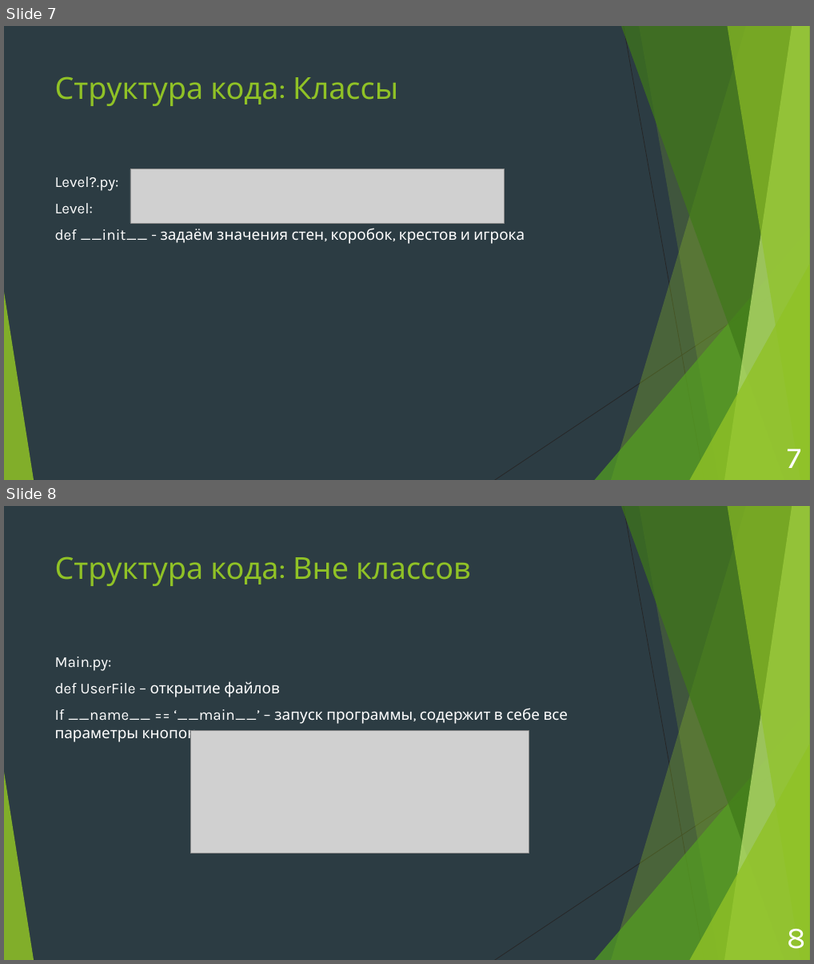
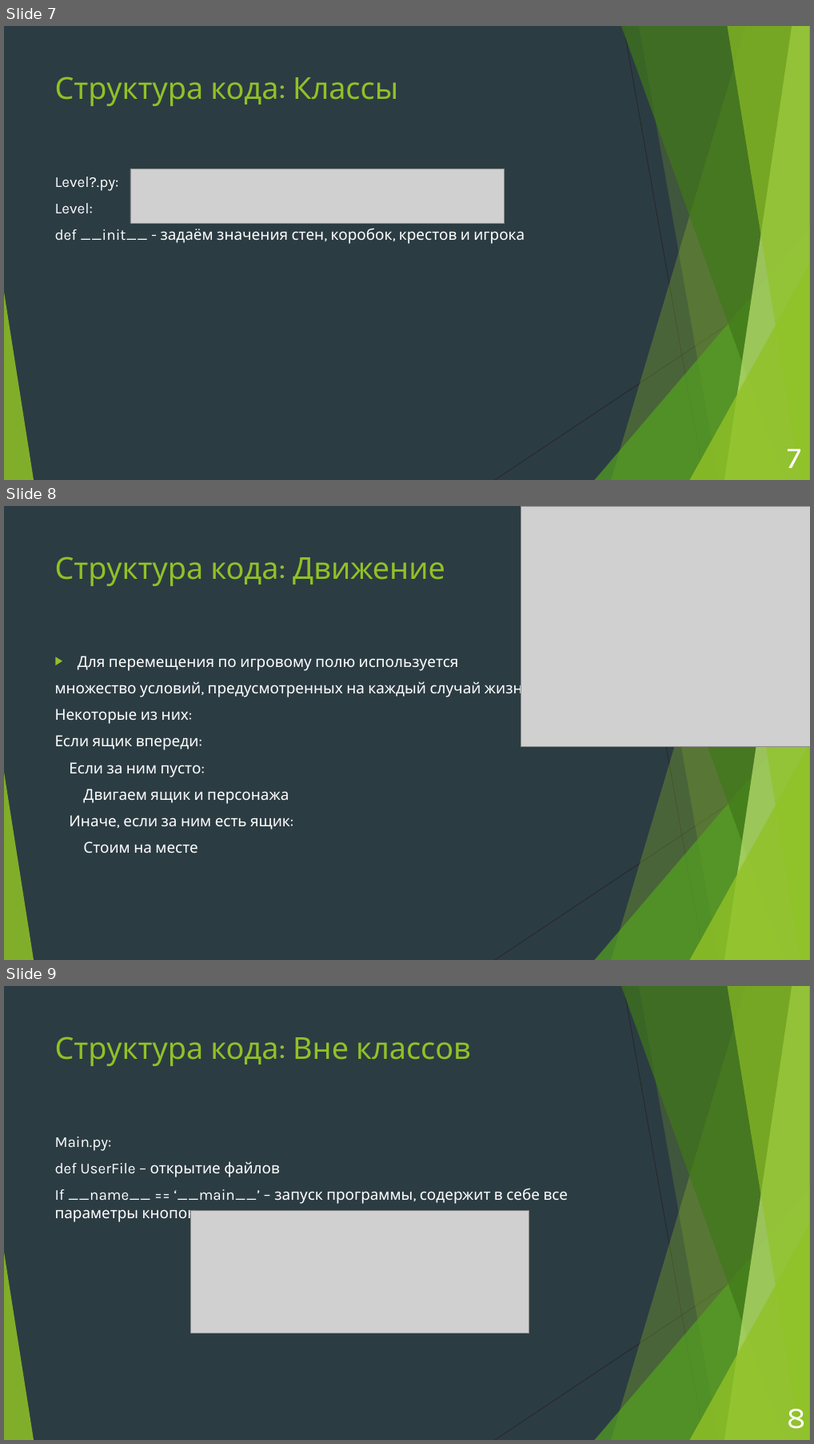
Before and after one commit to andrei-229/sokoban, a slide deck: Проект «Sokoban™».pptx. Shown one above the other, each under a label of ours: slides 7 and 8 before the commit, slides 7, 8 and 9 after it. The pictures are 814x964 and 814x1444 pixels, drawn with LibreOffice and Linux fonts; fonts in the diff are those of the drawing; grey boxes stand for pictures. Boxes give left, top, right and bottom in pixels: in the first picture for what was removed or moved away, otherwise in the second. Text is boxed around its words. In the diff, an @@ line names an element or a change of style, - is before the commit and + after.

```diff
--- a/Проект «Sokoban™».pptx
+++ b/Проект «Sokoban™».pptx
@@ slide 8 added at [4, 506, 810, 960], background #2C3C43; not listed: 10 template elements that a slide beside it also shows @@
@@ picture added at [522, 506, 810, 746] @@
@@ title added at [55, 556, 446, 586], 36 pt, text #90C226 @@
+Структура кода: Движение
@@ text added at [55, 656, 533, 852], 18 pt, text #FFFFFF @@
+▶ Для перемещения по игровому полю используется
+множество условий, предусмотренных на каждый случай жизни.
+Некоторые из них:
+Если ящик впереди:
+Если за ним пусто:
+Двигаем ящик и персонажа
+Иначе, если за ним есть ящик:
+Стоим на месте
@@ what was slide 8 is now slide 9 @@
```
Also in this commit, not shown: 1 slide changed.
